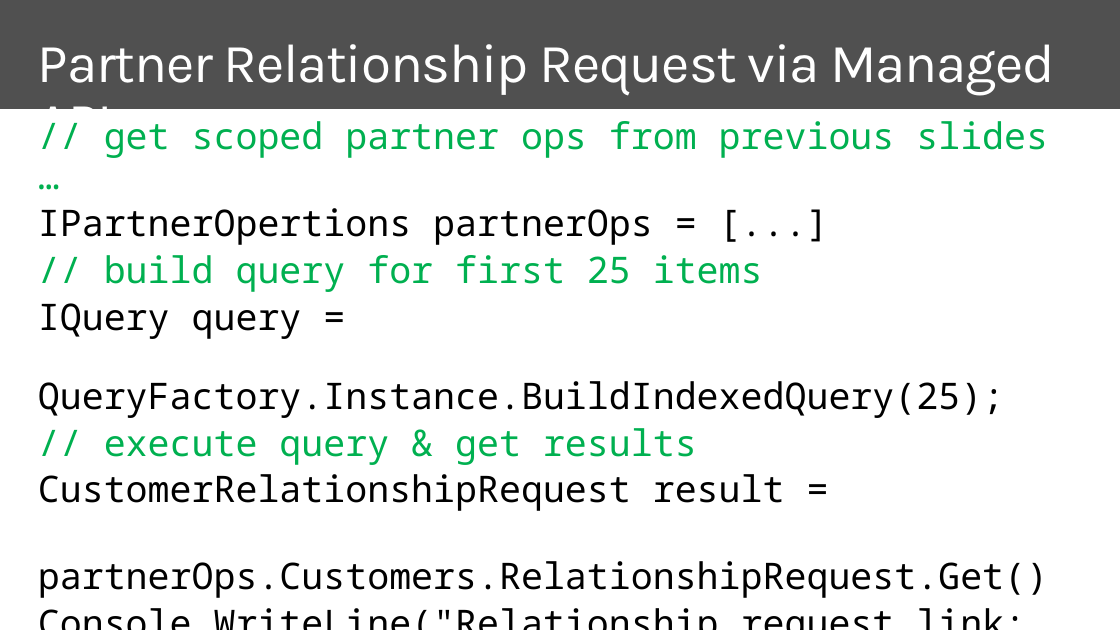
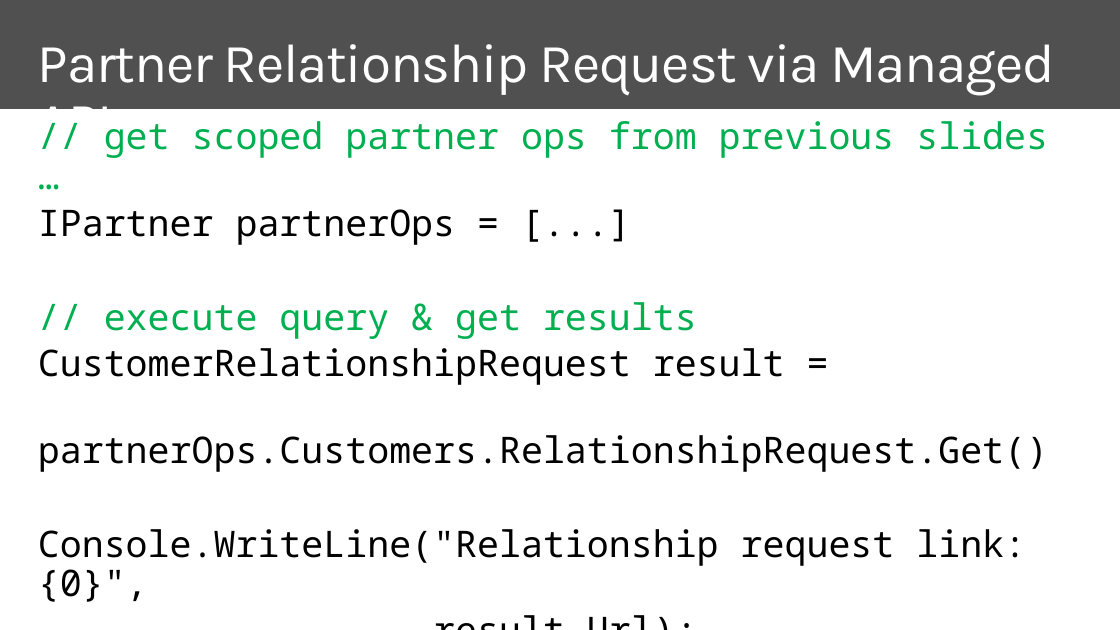
Before and after one commit to isabella232/training-course, a slide deck: slide 20 of mod-11-aobo/mod-11-aobo.pptx. Drawn at 1120x630 pixels with LibreOffice and Linux fonts; fonts in the diff are those of the drawing; background and template pictures are left out. Boxes give left, top, right and bottom in pixels: in the first picture for what was removed or moved away, otherwise in the second. Text is boxed around its words. In the diff, an @@ line names an element or a change of style, - is before the commit and + after.

Commit message:
update slides and demos with Partner Center SDK GA updates

```diff
--- a/mod-11-aobo/mod-11-aobo.pptx
+++ b/mod-11-aobo/mod-11-aobo.pptx
@@ text at [38,209,456,245]: text changed @@
-IPartnerOpertions partnerOps = [...]
-// build query for first 25 items
-IQuery query =
-QueryFactory.Instance.BuildIndexedQuery(25);
+IPartner partnerOps = [...]
```
Also in this commit, not shown: 1 other slide changed, 15 other files.
